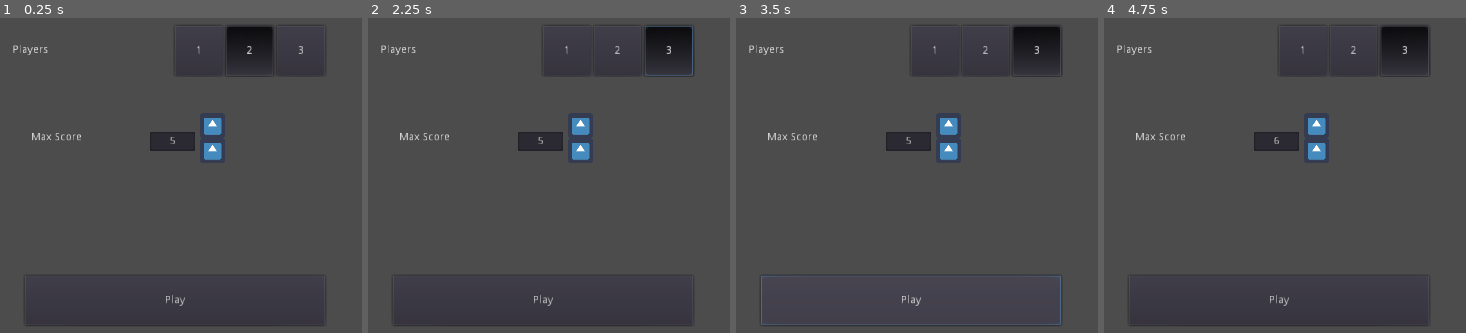
Above: before the commit, frames 1-4 (left to right).
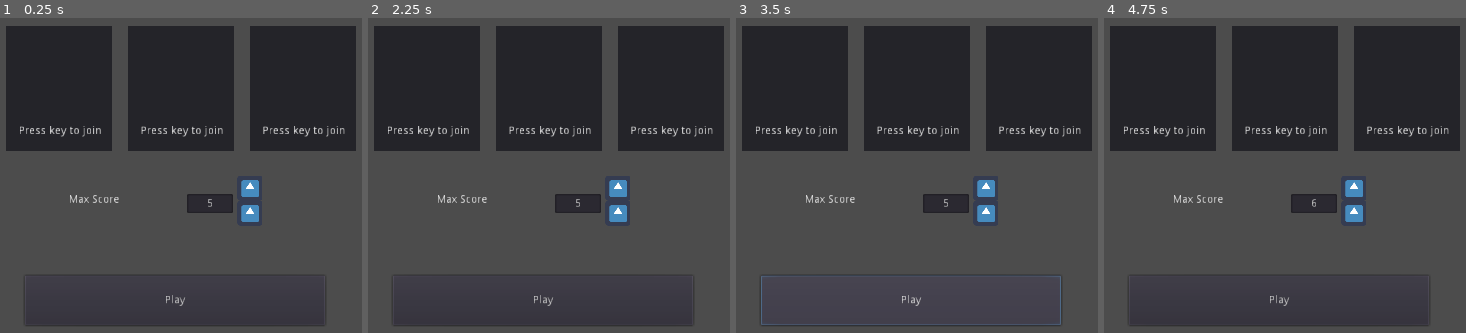
Above: after the commit, the same moments.

Repository: Ev01/PogoArena
Game: Godot game, scene res://UI/Menu.tscn
Same seed, same stepped clock (60 frames per second), same inputs: the game is played once before the commit and once after it. This scene is started directly instead of the project's main scene. The engine's default icon, where the game draws it, is replaced by a stand-in: a white triangle on a blue panel in a dark square.
Inputs (mouse positions are in pixels of both pictures, inside the frame that each line leads up to; where the layout moved, square brackets give the same spot in the first picture):
- Up to frame 1 (0.25 s): no input
- Up to frame 2 (2.25 s): click (567, 49) at 0.5 s, where only the run before the commit has a clickable "1"; click (617, 49) at 1.25 s, where only the run before the commit has a clickable "2"; click (668, 49) at 2 s, where only the run before the commit has a clickable "3"
- Up to frame 3 (3.5 s): click "Play" at 2.75 s
- Up to frame 4 (4.75 s): click "Play" at 3.5 s; click (1353, 188) [1317, 125] at 4.25 s

The runs differ from the first frame. In frame 1, 33% of the frame differs, in the area x 1-99%, y 2-65%; in frame 2, 32%; in frame 3, 32%; in frame 4, 32%.
Error before the commit: Attempt to call function 'load_new_game' in base 'null instance' on a null instance. (res://UI/Menu.gd:13)
Error after the commit: Attempt to call function 'load_new_game' in base 'null instance' on a null instance. (res://UI/Menu.gd:15)

Commit message:
Added a player join system

Diff:
--- a/UI/Menu.gd
+++ b/UI/Menu.gd
@@ -1,8 +1,9 @@
 extends Control
 
 
-onready var player_num_button = $PlayersOption/PlayerNumButton
+#onready var player_num_button = $PlayersOption/PlayerNumButton
 onready var max_score_control = $MaxScore
+onready var player_join = $PlayerJoin
 onready var main = get_node("/root/Main")
 
 
@@ -10,7 +11,8 @@
 
 
 func _on_PlayButton_pressed():
-	main.load_new_game(player_num_button.current_value, max_score_control.value)
+	var player_data = player_join.get_player_data()
+	main.load_new_game(player_data.player_count, max_score_control.value)
 
 
 func _on_Control_gui_input(event):
--- a/UI/Menu.tscn
+++ b/UI/Menu.tscn
@@ -1,6 +1,6 @@
 [gd_scene load_steps=4 format=2]
 
-[ext_resource path="res://UI/MultiSelectButton/MultiSelectButton.tscn" type="PackedScene" id=1]
+[ext_resource path="res://UI/PlayerJoin/PlayerJoin.tscn" type="PackedScene" id=1]
 [ext_resource path="res://UI/Menu.gd" type="Script" id=2]
 [ext_resource path="res://UI/NumberButton/NumberButton.tscn" type="PackedScene" id=3]
 
@@ -14,7 +14,8 @@
 }
 
 [node name="Control" type="Control" parent="."]
-margin_right = 1024.0
+margin_left = 64.0
+margin_right = 1088.0
 margin_bottom = 600.0
 focus_mode = 2
 __meta__ = {
@@ -31,50 +32,28 @@
 "_edit_use_anchors_": false
 }
 
-[node name="PlayersOption" type="Control" parent="."]
-margin_left = 304.0
-margin_top = 128.0
-margin_right = 696.0
-margin_bottom = 200.0
-__meta__ = {
-"_edit_use_anchors_": false
-}
-
-[node name="Players" type="Label" parent="PlayersOption"]
-margin_top = 24.0
-margin_right = 46.0
-margin_bottom = 38.0
-text = "Players"
-__meta__ = {
-"_edit_use_anchors_": false
-}
-
-[node name="PlayerNumButton" parent="PlayersOption" instance=ExtResource( 1 )]
-margin_left = 208.0
-margin_right = 400.0
-margin_bottom = 64.0
-buttons = {
-"1": 1,
-"2": 2,
-"3": 3
-}
-
 [node name="MaxScore" parent="." instance=ExtResource( 3 )]
-margin_left = 480.0
-margin_top = 240.0
-margin_right = 568.0
-margin_bottom = 312.0
+margin_left = 528.0
+margin_top = 320.0
+margin_right = 616.0
+margin_bottom = 392.0
 max_value = 9999
 
 [node name="MaxScoreLbl" type="Label" parent="."]
-margin_left = 328.0
-margin_top = 264.0
-margin_right = 368.0
-margin_bottom = 278.0
+margin_left = 376.0
+margin_top = 344.0
+margin_right = 441.0
+margin_bottom = 358.0
 text = "Max Score"
 __meta__ = {
 "_edit_use_anchors_": false
 }
 
+[node name="PlayerJoin" parent="." instance=ExtResource( 1 )]
+margin_left = 296.0
+margin_top = 128.0
+margin_right = -264.0
+margin_bottom = -312.0
+
 [connection signal="gui_input" from="Control" to="." method="_on_Control_gui_input"]
 [connection signal="pressed" from="PlayButton" to="." method="_on_PlayButton_pressed"]
--- /dev/null
+++ b/UI/PlayerJoin/PlayerJoin.gd
@@ -0,0 +1,63 @@
+extends HBoxContainer
+
+export (Array, String) var control_scheme1
+export (Array, String) var control_scheme2
+export (Array, String) var control_scheme3
+
+var active_panel_num = 0
+var taken_controls = []
+
+# The colour corresponding to each control scheme
+var colours = [Color.yellow, Color.green, Color.red]
+onready var control_schemes = [control_scheme1,  control_scheme2, control_scheme3]
+# This list will rearange as the join panels rearrange themselves when unjoining
+onready var join_panels = get_children()
+# This list stays the same
+onready var join_panels_org = get_children()
+
+func _ready():
+	for p in range(len(join_panels)):
+		join_panels[p].remove_btn.connect("pressed", self, "_on_panel_remove_pressed", [p])
+
+
+func get_player_data():
+	var player_count = 0
+	for panel in join_panels:
+		if panel.joined:
+			player_count += 1
+
+
+
+	return {
+		player_count = player_count
+	}
+
+
+func _input(event):
+	for s in len(control_schemes):
+		if control_schemes[s] in taken_controls:
+				continue
+		for control in control_schemes[s]:
+
+			if Input.is_action_just_pressed(control):
+				if active_panel_num < len(join_panels):
+					join_panels[active_panel_num].join(control_schemes[s], colours[s])
+					taken_controls.append(control_schemes[s])
+					active_panel_num += 1
+					print(active_panel_num)
+				#if active_panel_num >= len(join_panels):
+				#	active_panel_num = null
+
+
+func _on_panel_remove_pressed(panel_num):
+	var to_remove = join_panels_org[panel_num]
+	taken_controls.erase(to_remove.control)
+	to_remove.unjoin()
+	print("yello")
+	active_panel_num -= 1
+	print(active_panel_num)
+
+	move_child(to_remove, len(join_panels)-1)
+	join_panels = get_children()
+	#join_panels.remove(panel_num)
+	#join_panels.append(to_remove)
--- /dev/null
+++ b/UI/PlayerJoin/PlayerJoin.tscn
@@ -0,0 +1,27 @@
+[gd_scene load_steps=3 format=2]
+
+[ext_resource path="res://UI/PlayerJoin/PlayerJoinPanel.tscn" type="PackedScene" id=1]
+[ext_resource path="res://UI/PlayerJoin/PlayerJoin.gd" type="Script" id=2]
+
+[node name="PlayerJoin" type="HBoxContainer"]
+anchor_right = 1.0
+anchor_bottom = 1.0
+margin_right = -608.0
+margin_bottom = -448.0
+script = ExtResource( 2 )
+__meta__ = {
+"_edit_use_anchors_": false
+}
+control_scheme1 = [ "rotate_left", "rotate_right" ]
+control_scheme2 = [ "rotate_left_p2", "rotate_right_p2" ]
+control_scheme3 = [ "rotate_left_p3", "rotate_right_p3" ]
+
+[node name="Panel" parent="." instance=ExtResource( 1 )]
+
+[node name="Panel2" parent="." instance=ExtResource( 1 )]
+margin_left = 140.0
+margin_right = 276.0
+
+[node name="Panel3" parent="." instance=ExtResource( 1 )]
+margin_left = 280.0
+margin_right = 416.0
--- /dev/null
+++ b/UI/PlayerJoin/PlayerJoinPanel.gd
@@ -0,0 +1,55 @@
+extends Panel
+
+#export (Array, String) var control_scheme1
+#export (Array, String) var control_scheme2
+#export (Array, String) var control_scheme3
+
+var joined = false
+var control = []
+var colour = Color.white setget _set_colour
+
+#onready var control_schemes = [control_scheme1,  control_scheme2, control_scheme3]
+onready var player_preview = $PlayerPreview
+onready var control_lbl = $Controls
+onready var press_key = $PressKey
+onready var remove_btn = $RemoveBtn
+
+func _ready():
+	player_preview.hide()
+	remove_btn.hide()
+
+
+func join(control_scheme, p_colour):
+	if not joined:
+		_set_colour(p_colour)
+		control = control_scheme
+		player_preview.show()
+		press_key.hide()
+		remove_btn.show()
+		for control in control_scheme:
+			for action in InputMap.get_action_list(control):
+				if action is InputEventKey:
+					control_lbl.text += action.as_text() + " "
+
+		joined = true
+
+
+func unjoin():
+	if joined:
+		player_preview.hide()
+		press_key.show()
+		remove_btn.hide()
+		control_lbl.text = ""
+		joined = false
+
+
+
+
+
+func _on_RemoveBtn_pressed():
+	unjoin()
+
+
+func _set_colour(value):
+	colour = value
+	player_preview.modulate = colour
--- /dev/null
+++ b/UI/PlayerJoin/PlayerJoinPanel.tscn
@@ -0,0 +1,52 @@
+[gd_scene load_steps=4 format=2]
+
+[ext_resource path="res://rectanglewithface.png" type="Texture" id=1]
+[ext_resource path="res://UI/PlayerJoin/PlayerJoinPanel.gd" type="Script" id=2]
+[ext_resource path="res://icon.png" type="Texture" id=3]
+
+[node name="Panel" type="Panel"]
+margin_right = 136.0
+margin_bottom = 152.0
+rect_min_size = Vector2( 136, 152 )
+size_flags_horizontal = 2
+script = ExtResource( 2 )
+__meta__ = {
+"_edit_use_anchors_": false
+}
+
+[node name="PressKey" type="Label" parent="."]
+margin_left = 16.0
+margin_top = 128.0
+margin_right = 122.0
+margin_bottom = 142.0
+text = "Press key to join"
+__meta__ = {
+"_edit_use_anchors_": false
+}
+
+[node name="PlayerPreview" type="TextureRect" parent="."]
+margin_left = 48.0
+margin_top = 16.0
+margin_right = 88.0
+margin_bottom = 96.0
+texture = ExtResource( 1 )
+expand = true
+
+[node name="Controls" type="Label" parent="."]
+margin_left = 48.0
+margin_top = 112.0
+margin_right = 88.0
+margin_bottom = 126.0
+
+[node name="RemoveBtn" type="TextureButton" parent="."]
+margin_left = 8.0
+margin_top = 112.0
+margin_right = 40.0
+margin_bottom = 144.0
+texture_normal = ExtResource( 3 )
+expand = true
+__meta__ = {
+"_edit_use_anchors_": false
+}
+
+[connection signal="pressed" from="RemoveBtn" to="." method="_on_RemoveBtn_pressed"]
